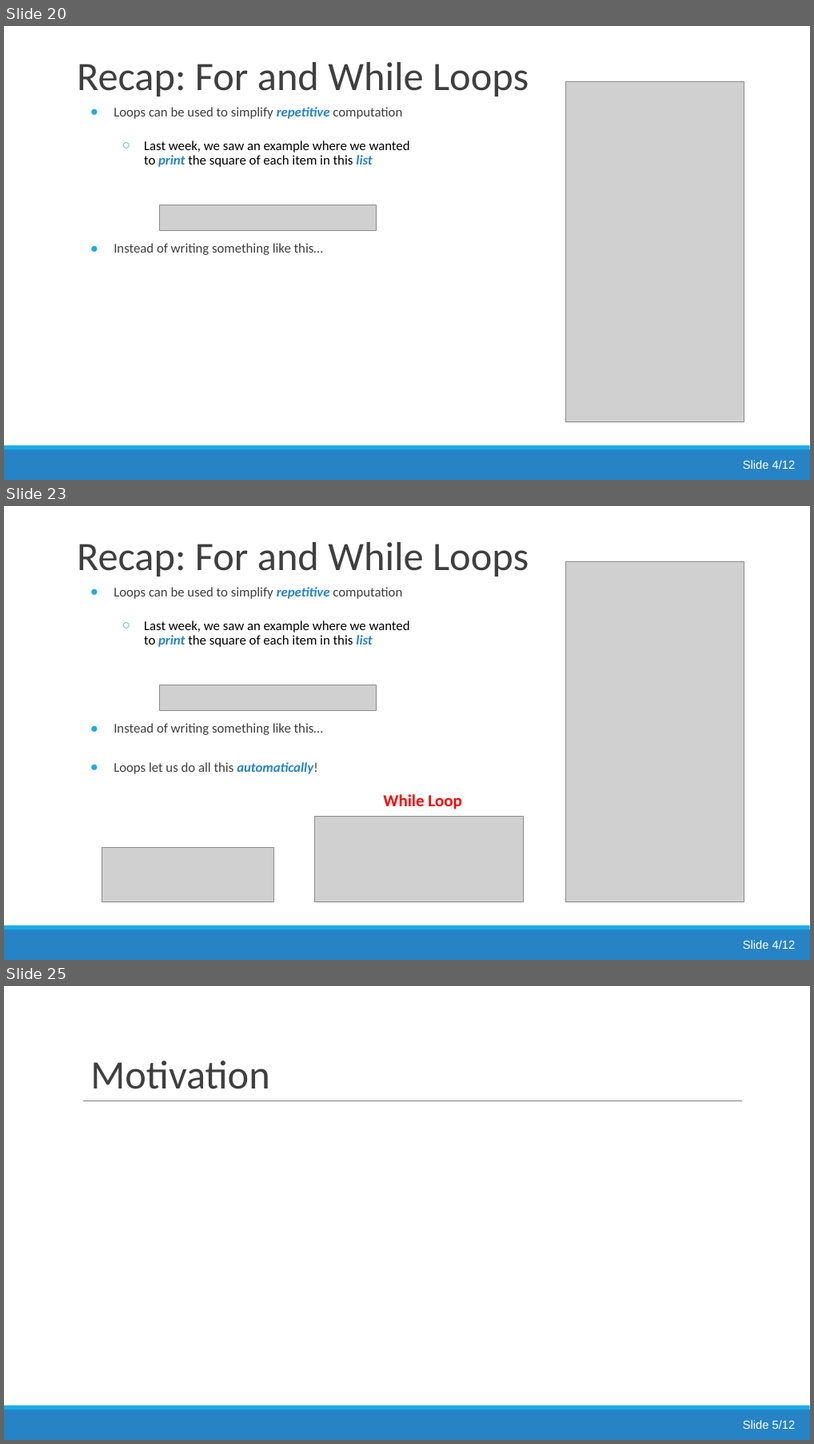
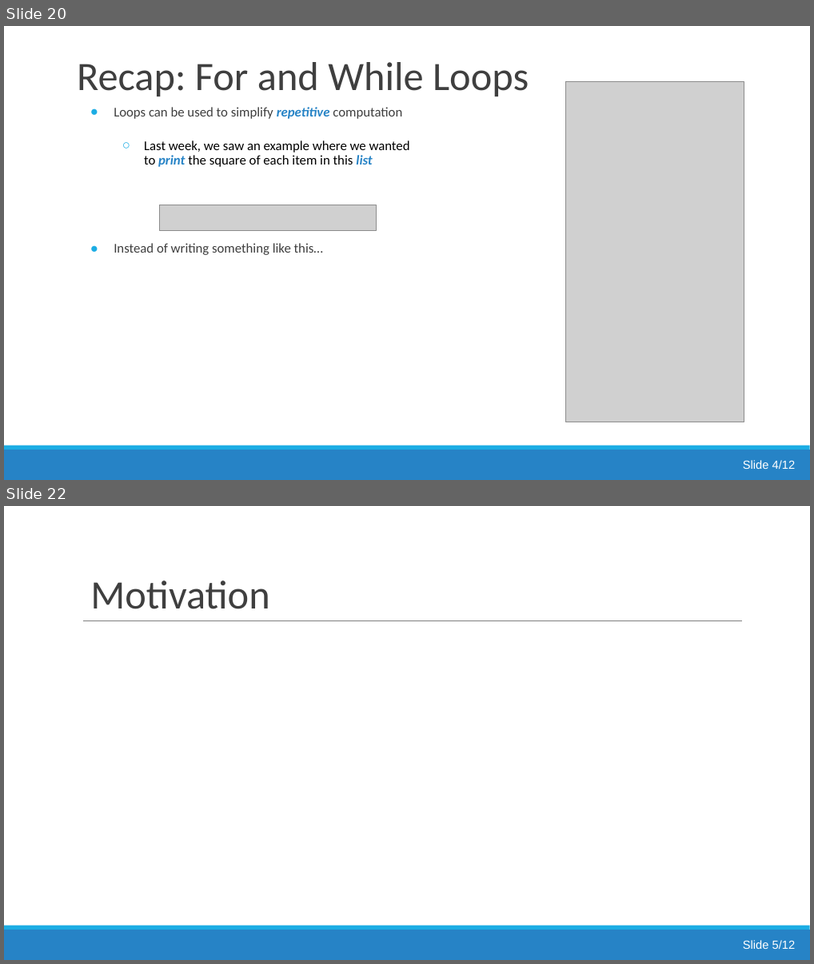
Before and after one commit to jsmartinstats/SCIF10002-2026, a slide deck: 04/Lecture4_Functions.pptx. Shown one above the other, each under a label of ours: slides 20, 23 and 25 before the commit, slides 20 and 22 after it; the slides between them are not shown. The pictures are 814x1444 and 814x964 pixels, drawn with LibreOffice and Linux fonts; fonts in the diff are those of the drawing; grey boxes stand for pictures. Boxes give left, top, right and bottom in pixels: in the first picture for what was removed or moved away, otherwise in the second. Text is boxed around its words. In the diff, an @@ line names an element or a change of style, - is before the commit and + after.

Commit message:
Release week 5; add week 4 solutions

```diff
--- a/04/Lecture4_Functions.pptx
+++ b/04/Lecture4_Functions.pptx
@@ slide 23 removed at (4,506,810,960), background #FFFFFF; not listed: 2 template elements that a slide beside it also shows @@
@@ title removed at (77,542,529,576) @@
-Recap: For and While Loops
@@ picture removed at (566,561,745,902) @@
@@ rectangle removed at (37,590,786,661) @@
@@ text removed at (114,587,410,774) @@
-● Loops can be used to simplify repetitive computation
-  ○ Last week, we saw an example where we wanted to print the square of each item in this list
-● Instead of writing something like this…
-● Loops let us do all this automatically!
@@ picture removed at (159,684,376,711) @@
@@ picture removed at (315,816,524,902) @@
@@ text removed at (383,794,462,809) @@
-While Loop
@@ picture removed at (102,847,274,902) @@
@@ text removed at (743,940,796,948) @@
-Slide 4/12
@@ what was slide 25 is now slide 22 @@
```
Also in this commit, not shown: 1 slide changed, 25 other slides removed, 16 other files.
